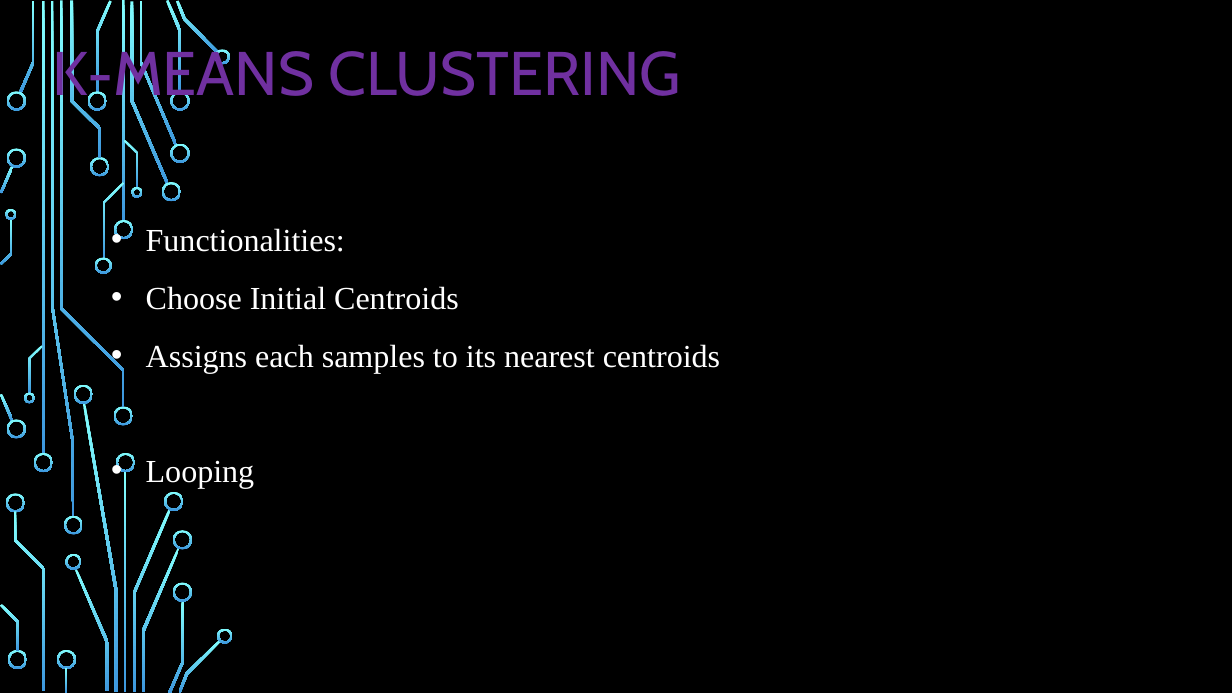
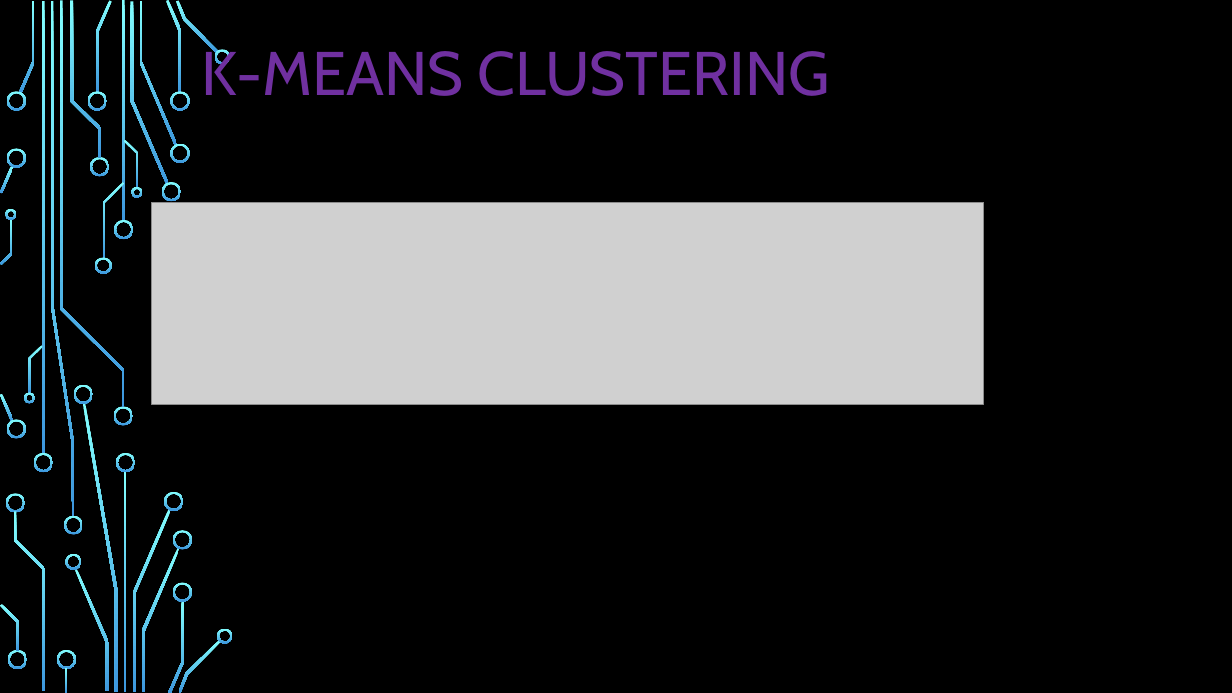
Before and after one commit to TamilselviAI/MachineLearning, a slide deck: slide 5 of Week 4.2 ML-Clustering/Machine Learning - Clustering.pptx. Drawn at 1232x693 pixels with LibreOffice and Linux fonts; fonts in the diff are those of the drawing; grey boxes stand for pictures; background and template pictures are left out. Boxes give left, top, right and bottom in pixels: in the first picture for what was removed or moved away, otherwise in the second. Text is boxed around its words. In the diff, an @@ line names an element or a change of style, - is before the commit and + after.

```diff
--- a/Week 4.2 ML-Clustering/Machine Learning - Clustering.pptx
+++ b/Week 4.2 ML-Clustering/Machine Learning - Clustering.pptx
@@ title "K-MEANS CLUSTERING" rewrapped from [52,43,681,109] to [201,43,830,96] @@
@@ picture added at [152,202,984,405] @@
@@ text removed at [146,228,720,489] @@
-• Functionalities:
-• Choose Initial Centroids
-• Assigns each samples to its nearest centroids
-• Looping
```
Also in this commit, not shown: 2 other slides changed, 21 slides added.
